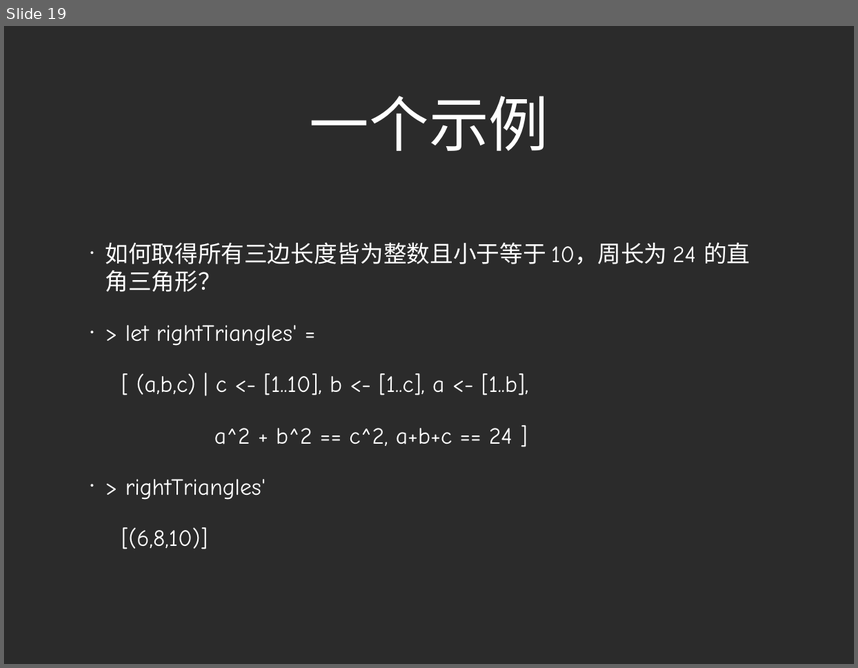
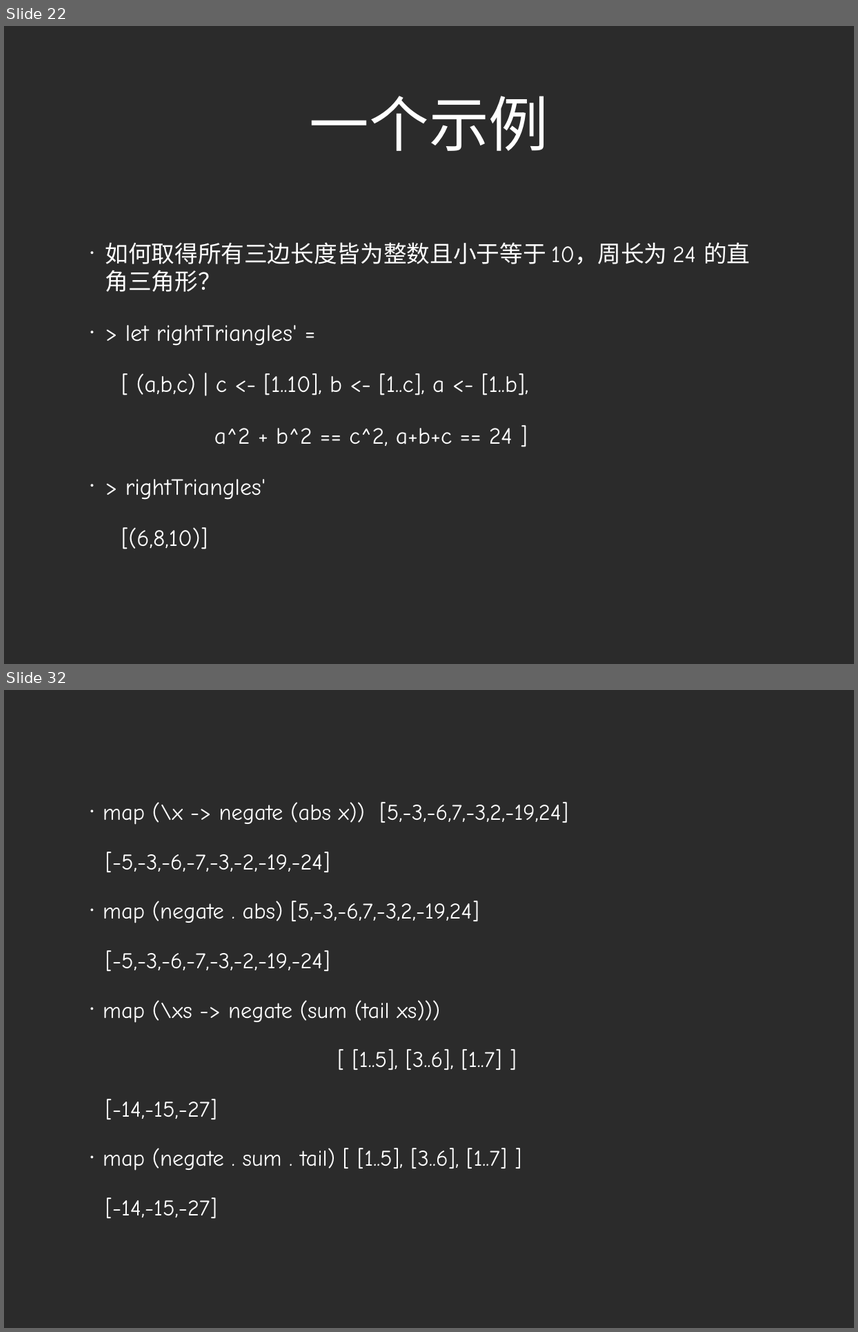
Before and after one commit to zhizhuwang/codekata, a slide deck: haskell/Haskell Basics.ppt. Shown one above the other, each under a label of ours: slide 19 before the commit, slides 22 and 32 after it; the slides between them are not shown. The pictures are 858x668 and 858x1332 pixels, drawn with LibreOffice and Linux fonts; fonts in the diff are those of the drawing; background and template pictures are left out; a plain dark background stands for a picture behind light text. Boxes give left, top, right and bottom in pixels: in the first picture for what was removed or moved away, otherwise in the second. Text is boxed around its words. In the diff, an @@ line names an element or a change of style, - is before the commit and + after.

```diff
--- a/haskell/Haskell Basics.ppt
+++ b/haskell/Haskell Basics.ppt
@@ slide 32 added at <box>4,690,854,1328</box>, background picture (left out) @@
@@ text added at <box>103,802,568,1218</box>, 27 pt, text #FFFFFF @@
+• map (\x -> negate (abs x)) [5,-3,-6,7,-3,2,-19,24]
+[-5,-3,-6,-7,-3,-2,-19,-24]
+• map (negate . abs) [5,-3,-6,7,-3,2,-19,24]
+[-5,-3,-6,-7,-3,-2,-19,-24]
+• map (\xs -> negate (sum (tail xs)))
+[ [1..5], [3..6], [1..7] ]
+[-14,-15,-27]
+• map (negate . sum . tail) [ [1..5], [3..6], [1..7] ]
+[-14,-15,-27]
@@ what was slide 19 is now slide 22 @@
```
Also in this commit, not shown: 3 slides changed, 15 other slides added, 2 slides removed, 34 other files.
